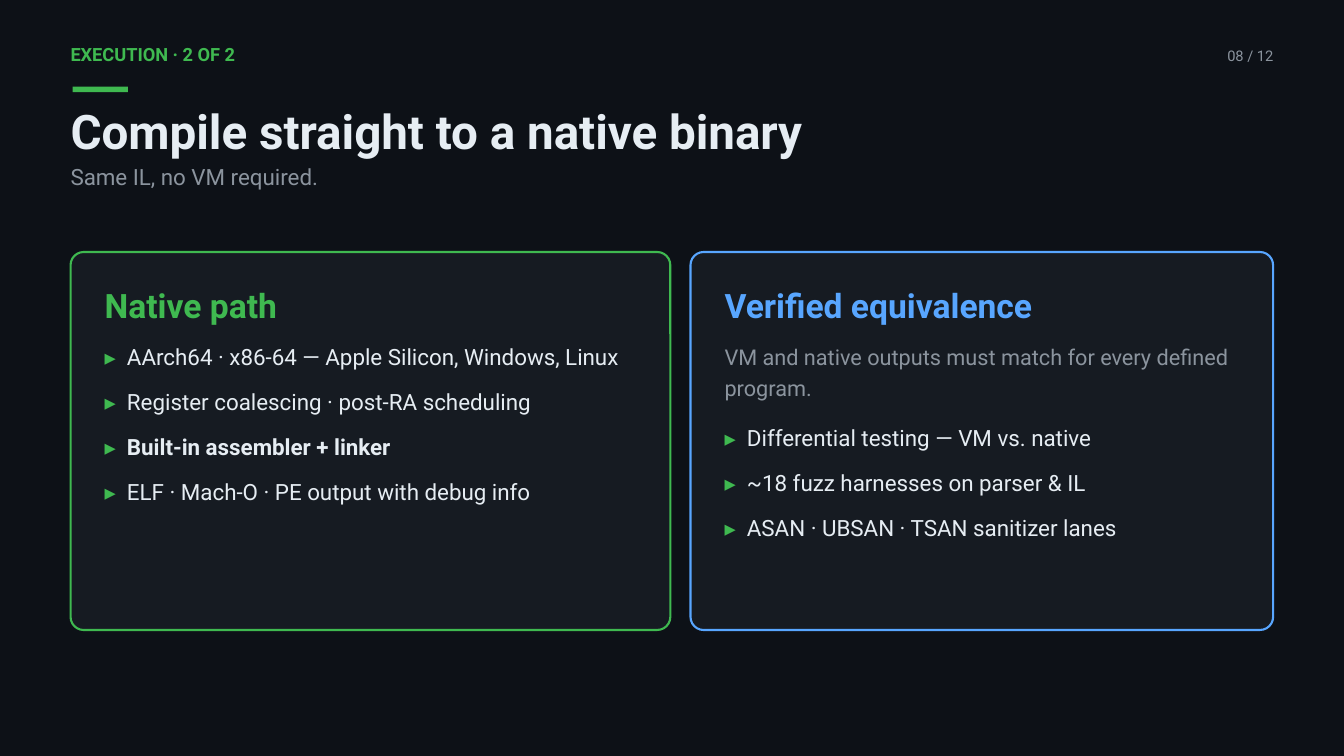
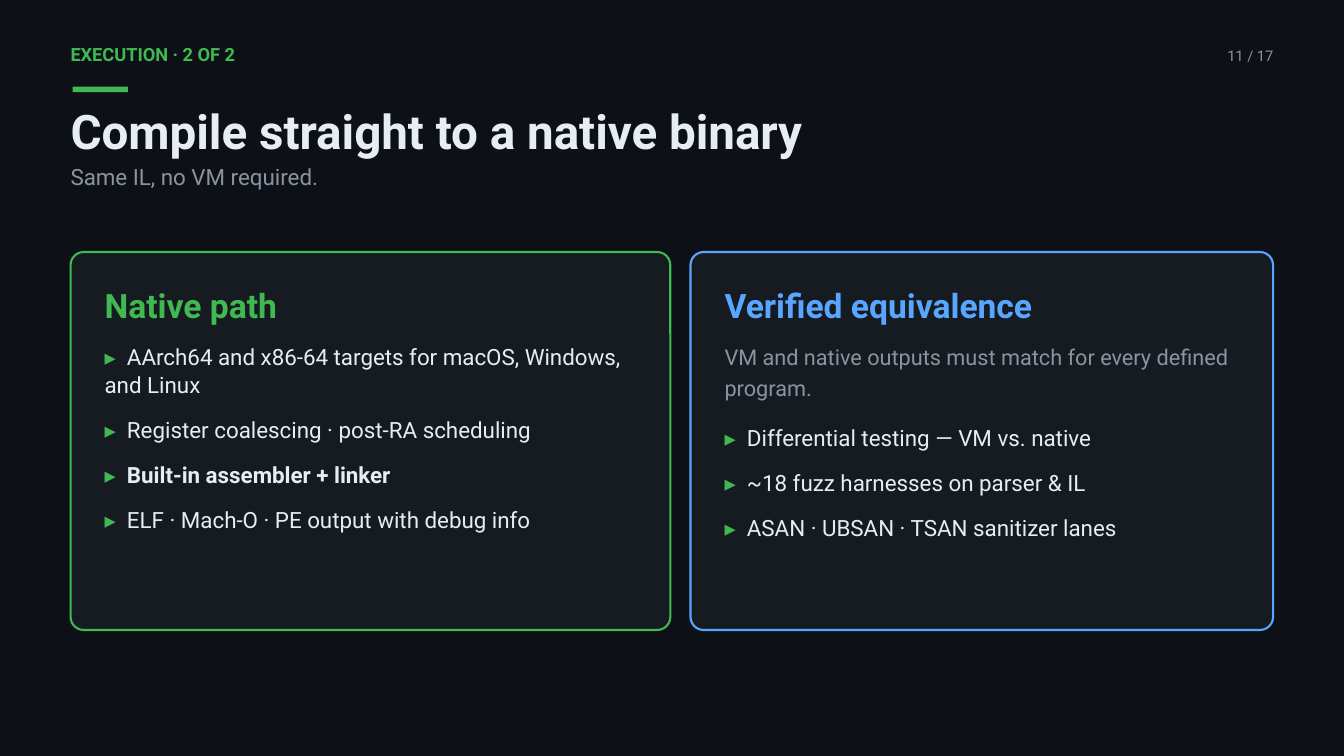
Before and after one commit to splanck/viper, a slide deck: slide 11 of misc/presentation/Viper_Intro_Revised.pptx (slide 8 before the commit). Drawn at 1344x756 pixels with LibreOffice and Linux fonts; fonts in the diff are those of the drawing. Boxes give left, top, right and bottom in pixels: in the first picture for what was removed or moved away, otherwise in the second. Text is boxed around its words. In the diff, an @@ line names an element or a change of style, - is before the commit and + after.

```diff
--- a/misc/presentation/Viper_Intro_Revised.pptx
+++ b/misc/presentation/Viper_Intro_Revised.pptx
@@ text at bbox=[1227, 50, 1273, 61]: text changed @@
-08 / 12
+11 / 17
@@ text in rounded rectangle at bbox=[105, 348, 621, 394]: text changed @@
-▸ AArch64 · x86-64 — Apple Silicon, Windows, Linux
+▸ AArch64 and x86-64 targets for macOS, Windows, and Linux
```
Also in this commit, not shown: 10 other slides changed, 5 slides added, 17 other files.
